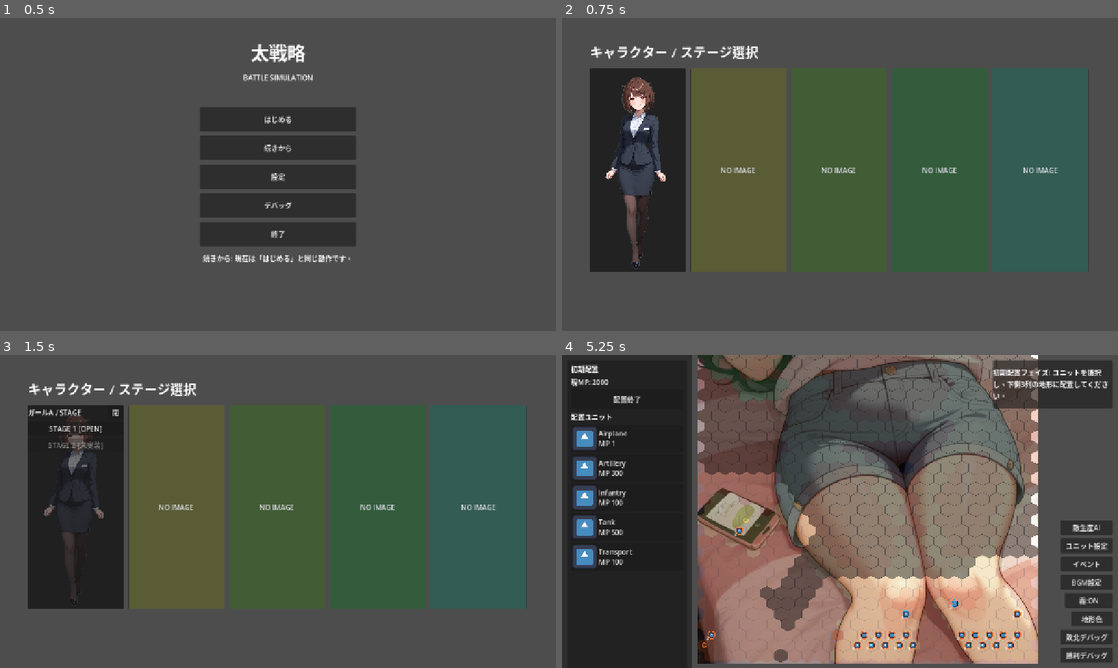
Above: before the commit, frames 1-4 (two rows, left to right).
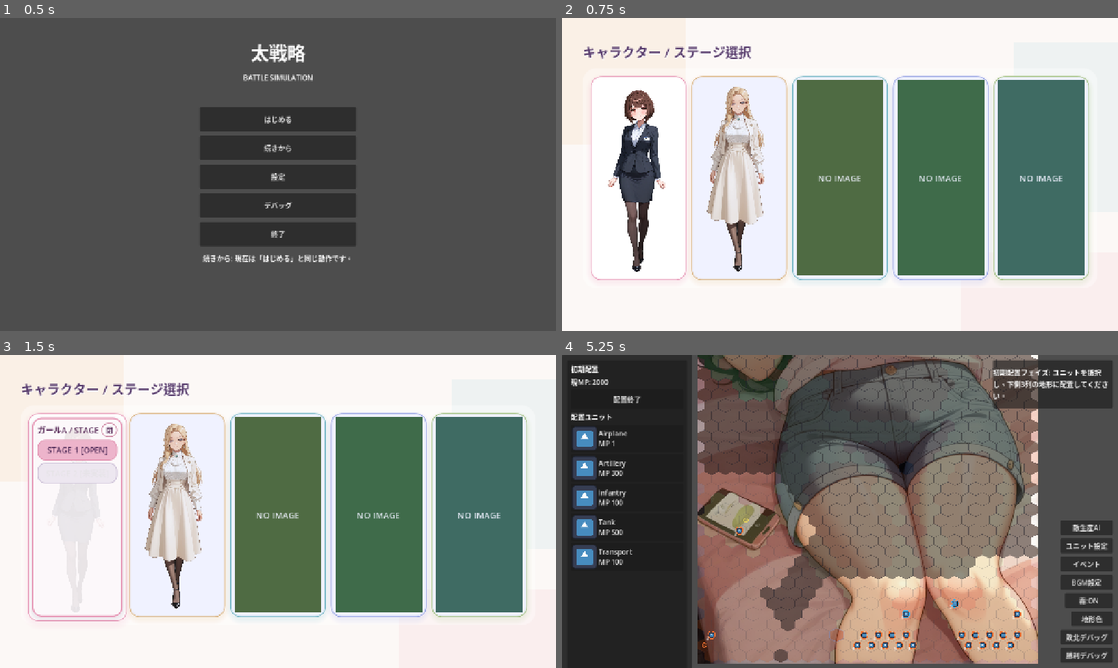
Above: after the commit, the same moments.

Repository: ankored33/taisenryaku
Game: Godot game, scene res://scenes/flow/title_scene.tscn
The game is run twice, just before and just after one commit, with the same random seed, the same clock (stepped at 60 frames per second) and the same inputs.
Inputs (mouse positions are in pixels of both pictures, inside the frame that each line leads up to):
- Up to frame 1 (0.5 s): no input
- Up to frame 2 (0.75 s): click "はじめる" at 0.5 s
- Up to frame 3 (1.5 s): click (77, 508) at 1.27 s
- Up to frame 4 (5.25 s): click "STAGE 1 [OPEN]" at 2 s; tap Enter (ui_accept) at 2.75, 3.02, 3.5, 3.77, 4.25 s; move the mouse to (962, 495) at 2.77 s; hold D 2.78-3.53 s; click (962, 495) at 2.92 s; move the mouse to (728, 527) at 3.52 s; hold S 3.53-4.28 s; move the mouse to (895, 442) at 4.27 s; hold D 4.28-5 s; click "戦闘開始" at 5 s

Frame 1 is identical in both runs. In frame 2, 70% of the frame differs, in the area x 0-100%, y 0-100%; in frame 3, 72%; in frame 4, less than 0.1%.

Commit message:
Refresh stage select visuals and portraits

Diff:
--- a/scenes/flow/stage_select_scene.tscn
+++ b/scenes/flow/stage_select_scene.tscn
@@ -10,6 +10,39 @@
 grow_horizontal = 2
 grow_vertical = 2
 script = ExtResource("1_stage_select")
+
+[node name="Background" type="ColorRect" parent="."]
+layout_mode = 1
+anchors_preset = 15
+anchor_right = 1.0
+anchor_bottom = 1.0
+grow_horizontal = 2
+grow_vertical = 2
+color = Color(0.988235, 0.972549, 0.964706, 1)
+
+[node name="AccentBubbleA" type="ColorRect" parent="."]
+layout_mode = 1
+offset_left = -48.0
+offset_top = -36.0
+offset_right = 284.0
+offset_bottom = 292.0
+color = Color(0.937255, 0.792157, 0.611765, 0.18)
+
+[node name="AccentBubbleB" type="ColorRect" parent="."]
+layout_mode = 1
+offset_left = 1040.0
+offset_top = 56.0
+offset_right = 1448.0
+offset_bottom = 448.0
+color = Color(0.639216, 0.827451, 0.866667, 0.16)
+
+[node name="AccentBubbleC" type="ColorRect" parent="."]
+layout_mode = 1
+offset_left = 920.0
+offset_top = 540.0
+offset_right = 1320.0
+offset_bottom = 920.0
+color = Color(0.921569, 0.694118, 0.745098, 0.14)
 
 [node name="Margin" type="MarginContainer" parent="."]
 layout_mode = 1
@@ -35,12 +68,17 @@
 [node name="Title" type="Label" parent="Margin/VBox"]
 layout_mode = 2
 theme_override_font_sizes/font_size = 30
+theme_override_colors/font_color = Color(0.345098, 0.235294, 0.427451, 1)
+theme_override_colors/font_shadow_color = Color(1, 1, 1, 0.85)
+theme_override_constants/shadow_offset_x = 1
+theme_override_constants/shadow_offset_y = 2
 text = "キャラクター / ステージ選択"
 
 [node name="CharacterScroll" type="ScrollContainer" parent="Margin/VBox"]
 layout_mode = 2
 horizontal_scroll_mode = 0
 vertical_scroll_mode = 0
+clip_contents = false
 
 [node name="CharacterRow" type="HBoxContainer" parent="Margin/VBox/CharacterScroll"]
 layout_mode = 2
--- a/scripts/flow/stage_select_scene.gd
+++ b/scripts/flow/stage_select_scene.gd
@@ -3,6 +3,13 @@
 const EventEditorController = preload("res://scripts/ui/event_editor_controller.gd")
 const CHARACTER_PANEL_COUNT := 5
 const PORTRAIT_RATIO := 600.0 / 1280.0
+const CARD_BASE_COLORS := [
+	Color("e79ab8"),
+	Color("e6b97a"),
+	Color("78bec4"),
+	Color("9ba7e3"),
+	Color("a7c779")
+]
 
 @onready var character_scroll: ScrollContainer = $Margin/VBox/CharacterScroll
 @onready var character_row: HBoxContainer = $Margin/VBox/CharacterScroll/CharacterRow
@@ -14,6 +21,7 @@
 
 func _ready() -> void:
 	_setup_event_editor()
+	_apply_scene_theme()
 	_build_character_panels()
 	resized.connect(_apply_panel_layout)
 	get_viewport().size_changed.connect(_apply_panel_layout)
@@ -52,6 +60,11 @@
 	card.size_flags_vertical = 0
 	card.alignment = HORIZONTAL_ALIGNMENT_LEFT
 	card.text = ""
+	var accent := _accent_color(slot_index)
+	card.add_theme_stylebox_override("normal", _make_card_style(accent, 0.96))
+	card.add_theme_stylebox_override("hover", _make_card_style(accent.lightened(0.08), 1.0, 16.0))
+	card.add_theme_stylebox_override("pressed", _make_card_style(accent.darkened(0.08), 1.0, 16.0))
+	card.add_theme_stylebox_override("disabled", _make_card_style(Color("afb8c6"), 0.72))
 
 	var has_girl := not girl.is_empty()
 	var girl_id := str(girl.get("id", ""))
@@ -78,6 +91,7 @@
 	portrait.anchor_right = 1.0
 	portrait.anchor_bottom = 1.0
 	portrait.mouse_filter = Control.MOUSE_FILTER_IGNORE
+	portrait.add_theme_stylebox_override("panel", _make_portrait_style(accent))
 	root.add_child(portrait)
 
 	var portrait_path := str(girl.get("portrait", "")).strip_edges()
@@ -117,6 +131,8 @@
 		placeholder.horizontal_alignment = HORIZONTAL_ALIGNMENT_CENTER
 		placeholder.vertical_alignment = VERTICAL_ALIGNMENT_CENTER
 		placeholder.mouse_filter = Control.MOUSE_FILTER_IGNORE
+		placeholder.add_theme_color_override("font_color", Color(1.0, 1.0, 1.0, 0.95))
+		placeholder.add_theme_font_size_override("font_size", 20)
 		placeholder.text = "NO IMAGE" if has_girl else "COMING SOON"
 		portrait.add_child(placeholder)
 
@@ -127,6 +143,7 @@
 	overlay.anchor_right = 1.0
 	overlay.anchor_bottom = 1.0
 	overlay.mouse_filter = Control.MOUSE_FILTER_STOP
+	overlay.add_theme_stylebox_override("panel", _make_overlay_style(accent))
 	portrait.add_child(overlay)
 
 	var overlay_root := VBoxContainer.new()
@@ -147,12 +164,18 @@
 	var overlay_title := Label.new()
 	overlay_title.size_flags_horizontal = Control.SIZE_EXPAND_FILL
 	overlay_title.horizontal_alignment = HORIZONTAL_ALIGNMENT_LEFT
+	overlay_title.add_theme_color_override("font_color", Color("5f335f"))
+	overlay_title.add_theme_font_size_override("font_size", 18)
 	overlay_title.text = "%s / STAGE" % girl_name
 	header.add_child(overlay_title)
 
 	var overlay_close := Button.new()
 	overlay_close.text = "閉"
 	overlay_close.custom_minimum_size = Vector2(36.0, 0.0)
+	overlay_close.add_theme_stylebox_override("normal", _make_chip_style(Color("ffffff"), accent.darkened(0.1)))
+	overlay_close.add_theme_stylebox_override("hover", _make_chip_style(Color("fff7d6"), accent))
+	overlay_close.add_theme_stylebox_override("pressed", _make_chip_style(Color("ffe3ef"), accent.darkened(0.14)))
+	overlay_close.add_theme_color_override("font_color", Color("5f335f"))
 	overlay_close.pressed.connect(_on_overlay_close_pressed)
 	header.add_child(overlay_close)
 
@@ -171,7 +194,8 @@
 			"overlay": overlay,
 			"stage_list": stage_list,
 			"title": overlay_title,
-			"girl_name": girl_name
+			"girl_name": girl_name,
+			"accent": accent
 		}
 
 	return card
@@ -202,22 +226,31 @@
 			continue
 		if card_id == selected_id:
 			card.modulate = Color(1.0, 1.0, 1.0, 1.0)
+			card.scale = Vector2.ONE * 1.02
 		else:
-			card.modulate = Color(0.86, 0.86, 0.9, 1.0)
+			card.modulate = Color(0.94, 0.95, 1.0, 0.96)
+			card.scale = Vector2.ONE
 
 func _refresh_stage_overlay_list(target_stage_list: VBoxContainer) -> void:
 	for child in target_stage_list.get_children():
 		child.queue_free()
 	var stages := GameFlow.get_selected_girl_stages()
+	var accent := Color("ff8bb4")
+	if card_overlay_by_girl.has(overlay_girl_id):
+		var entry: Dictionary = card_overlay_by_girl.get(overlay_girl_id, {})
+		var accent_value: Variant = entry.get("accent", accent)
+		if accent_value is Color:
+			accent = accent_value
 	if stages.is_empty():
 		var empty_label := Label.new()
 		empty_label.text = "ステージが設定されていません。"
+		empty_label.add_theme_color_override("font_color", Color("5f335f"))
 		target_stage_list.add_child(empty_label)
 		return
 	for stage in stages:
 		var box := VBoxContainer.new()
 		box.size_flags_horizontal = Control.SIZE_EXPAND_FILL
-		box.add_theme_constant_override("separation", 0)
+		box.add_theme_constant_override("separation", 4)
 		target_stage_list.add_child(box)
 
 		var index := int(stage.get("index", 0))
@@ -229,6 +262,13 @@
 		start_button.size_flags_horizontal = Control.SIZE_EXPAND_FILL
 		start_button.text = _build_stage_label(index, unlocked, cleared, exists)
 		start_button.disabled = not unlocked or not exists
+		start_button.add_theme_stylebox_override("normal", _make_stage_button_style(accent, unlocked, cleared, exists))
+		start_button.add_theme_stylebox_override("hover", _make_stage_button_style(accent.lightened(0.08), unlocked, cleared, exists))
+		start_button.add_theme_stylebox_override("pressed", _make_stage_button_style(accent.darkened(0.06), unlocked, cleared, exists))
+		start_button.add_theme_stylebox_override("disabled", _make_stage_button_style(Color("c8cfdb"), false, false, exists))
+		start_button.add_theme_color_override("font_color", _stage_button_font_color(unlocked, cleared, exists))
+		start_button.add_theme_font_size_override("font_size", 18)
+		start_button.custom_minimum_size = Vector2(0.0, 46.0)
 		start_button.pressed.connect(_on_stage_pressed.bind(index))
 		box.add_child(start_button)
 
@@ -334,3 +374,137 @@
 
 func _on_stage_event_saved(_message: String) -> void:
 	_refresh_open_overlay_list()
+
+func _apply_scene_theme() -> void:
+	character_scroll.add_theme_stylebox_override("panel", _make_scroll_style())
+
+func _accent_color(slot_index: int) -> Color:
+	return CARD_BASE_COLORS[slot_index % CARD_BASE_COLORS.size()]
+
+func _make_card_style(accent: Color, alpha: float, shadow_size: float = 12.0) -> StyleBoxFlat:
+	var style := StyleBoxFlat.new()
+	style.bg_color = Color(1.0, 0.992, 0.988, alpha)
+	style.border_color = accent
+	style.border_width_left = 4
+	style.border_width_top = 4
+	style.border_width_right = 4
+	style.border_width_bottom = 4
+	style.corner_radius_top_left = 26
+	style.corner_radius_top_right = 26
+	style.corner_radius_bottom_right = 26
+	style.corner_radius_bottom_left = 26
+	style.shadow_color = Color(accent.r, accent.g, accent.b, 0.14)
+	style.shadow_size = int(shadow_size)
+	style.shadow_offset = Vector2(0, 6)
+	style.content_margin_left = 8.0
+	style.content_margin_top = 8.0
+	style.content_margin_right = 8.0
+	style.content_margin_bottom = 8.0
+	return style
+
+func _make_portrait_style(accent: Color) -> StyleBoxFlat:
+	var style := StyleBoxFlat.new()
+	style.bg_color = Color(1.0, 1.0, 1.0, 0.96)
+	style.border_color = accent.lightened(0.08)
+	style.border_width_left = 2
+	style.border_width_top = 2
+	style.border_width_right = 2
+	style.border_width_bottom = 2
+	style.corner_radius_top_left = 22
+	style.corner_radius_top_right = 22
+	style.corner_radius_bottom_right = 22
+	style.corner_radius_bottom_left = 22
+	style.content_margin_left = 10.0
+	style.content_margin_top = 10.0
+	style.content_margin_right = 10.0
+	style.content_margin_bottom = 10.0
+	return style
+
+func _make_overlay_style(accent: Color) -> StyleBoxFlat:
+	var style := StyleBoxFlat.new()
+	style.bg_color = Color(0.992, 0.978, 0.986, 0.9)
+	style.border_color = accent
+	style.border_width_left = 3
+	style.border_width_top = 3
+	style.border_width_right = 3
+	style.border_width_bottom = 3
+	style.corner_radius_top_left = 20
+	style.corner_radius_top_right = 20
+	style.corner_radius_bottom_right = 20
+	style.corner_radius_bottom_left = 20
+	style.shadow_color = Color(0.35, 0.2, 0.35, 0.1)
+	style.shadow_size = 8
+	style.shadow_offset = Vector2(0, 4)
+	style.content_margin_left = 12.0
+	style.content_margin_top = 12.0
+	style.content_margin_right = 12.0
+	style.content_margin_bottom = 12.0
+	return style
+
+func _make_chip_style(fill: Color, border: Color) -> StyleBoxFlat:
+	var style := StyleBoxFlat.new()
+	style.bg_color = fill
+	style.border_color = border
+	style.border_width_left = 2
+	style.border_width_top = 2
+	style.border_width_right = 2
+	style.border_width_bottom = 2
+	style.corner_radius_top_left = 14
+	style.corner_radius_top_right = 14
+	style.corner_radius_bottom_right = 14
+	style.corner_radius_bottom_left = 14
+	style.content_margin_left = 8.0
+	style.content_margin_top = 4.0
+	style.content_margin_right = 8.0
+	style.content_margin_bottom = 4.0
+	return style
+
+func _make_scroll_style() -> StyleBoxFlat:
+	var style := StyleBoxFlat.new()
+	style.bg_color = Color(1.0, 1.0, 1.0, 0.34)
+	style.corner_radius_top_left = 30
+	style.corner_radius_top_right = 30
+	style.corner_radius_bottom_right = 30
+	style.corner_radius_bottom_left = 30
+	style.content_margin_left = 18.0
+	style.content_margin_top = 18.0
+	style.content_margin_right = 18.0
+	style.content_margin_bottom = 18.0
+	return style
+
+func _make_stage_button_style(accent: Color, unlocked: bool, cleared: bool, exists: bool) -> StyleBoxFlat:
+	var style := StyleBoxFlat.new()
+	style.corner_radius_top_left = 16
+	style.corner_radius_top_right = 16
+	style.corner_radius_bottom_right = 16
+	style.corner_radius_bottom_left = 16
+	style.content_margin_left = 12.0
+	style.content_margin_top = 8.0
+	style.content_margin_right = 12.0
+	style.content_margin_bottom = 8.0
+	if not exists:
+		style.bg_color = Color("ede7f0")
+		style.border_color = Color("cbbfd6")
+	elif cleared:
+		style.bg_color = Color("f6e8a9")
+		style.border_color = Color("ddb45d")
+	elif unlocked:
+		style.bg_color = accent.lightened(0.26)
+		style.border_color = accent.darkened(0.02)
+	else:
+		style.bg_color = Color("e7ebf3")
+		style.border_color = Color("c1cad8")
+	style.border_width_left = 2
+	style.border_width_top = 2
+	style.border_width_right = 2
+	style.border_width_bottom = 2
+	return style
+
+func _stage_button_font_color(unlocked: bool, cleared: bool, exists: bool) -> Color:
+	if not exists:
+		return Color("8a6f96")
+	if cleared:
+		return Color("7b4b00")
+	if unlocked:
+		return Color("59335f")
+	return Color("6b7380")
Binary file changed: assets/images/characters/girl_a_tier1.png
Binary file changed: assets/images/characters/girl_a_tier2.png
Binary file added: assets/images/characters/girl_a_tier3.png
Not shown, added: assets/images/characters/girl_a_tier3.png.import
Binary file added: assets/images/characters/girl_b_tier1.png
Not shown, added: assets/images/characters/girl_b_tier1.png.import
Binary file added: assets/images/characters/girl_b_tier2.png
Not shown, added: assets/images/characters/girl_b_tier2.png.import
Binary file added: assets/images/characters/girl_b_tier3.png
Not shown, added: assets/images/characters/girl_b_tier3.png.import
